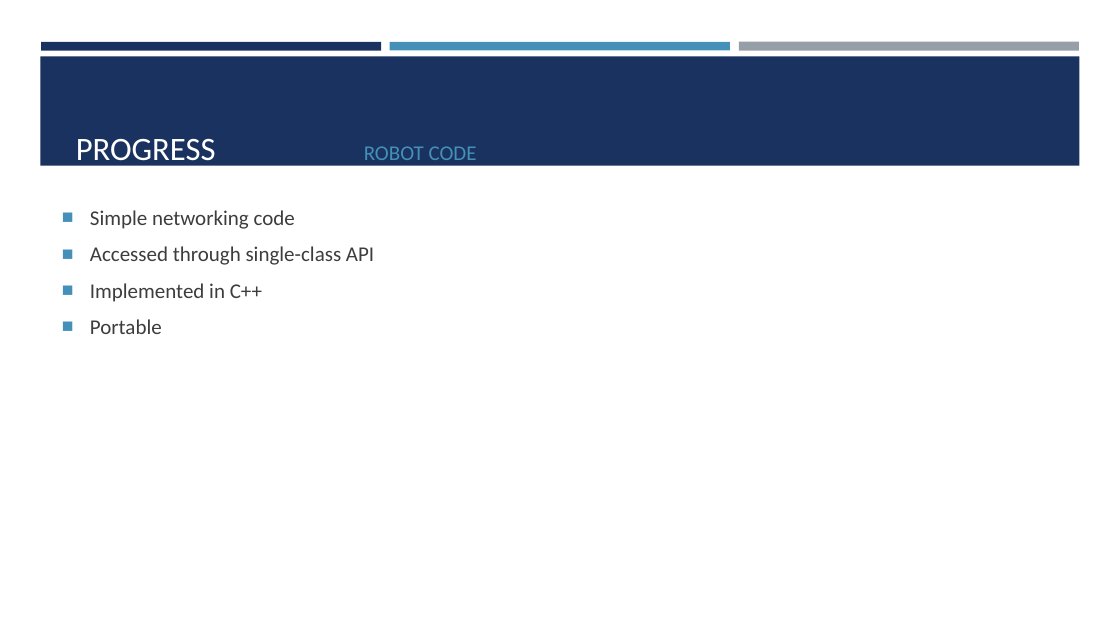
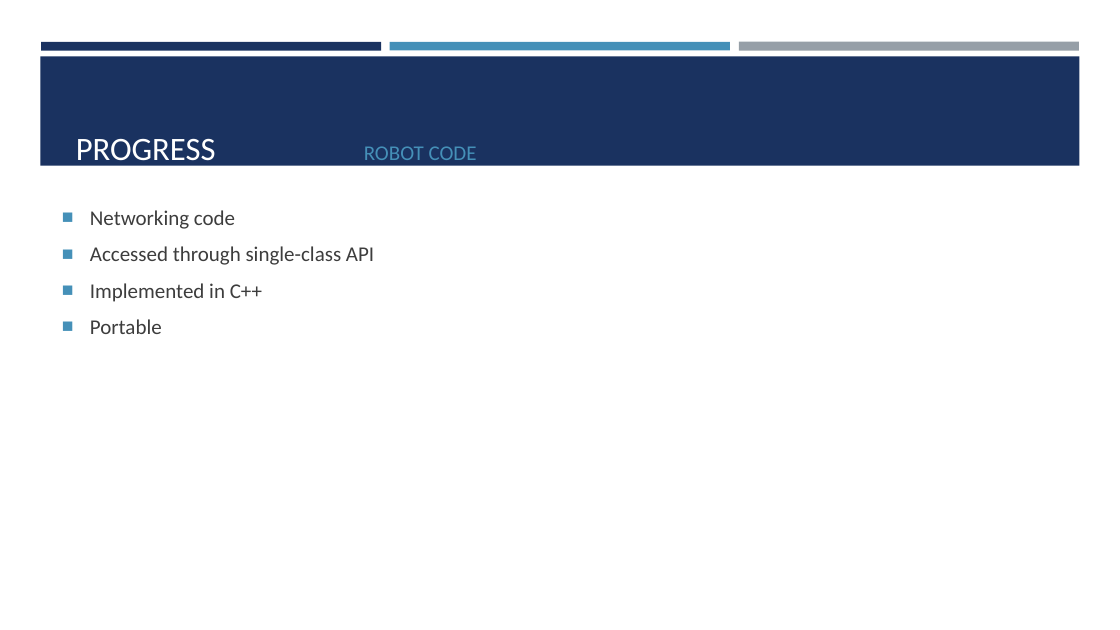
Before and after one commit to ajewers/SwarmDebug, a slide deck: slide 13 of Presentation/Project Presentation.pptx. Drawn at 1120x630 pixels with LibreOffice and Linux fonts; fonts in the diff are those of the drawing. Boxes give left, top, right and bottom in pixels: in the first picture for what was removed or moved away, otherwise in the second. Text is boxed around its words. In the diff, an @@ line names an element or a change of style, - is before the commit and + after.

```diff
--- a/Presentation/Project Presentation.pptx
+++ b/Presentation/Project Presentation.pptx
@@ text at (x1=90, y1=210, x2=235, y2=229): text changed @@
-■ Simple networking code
+■ Networking code
```
Also in this commit, not shown: 5 other slides changed, 1 other file.
